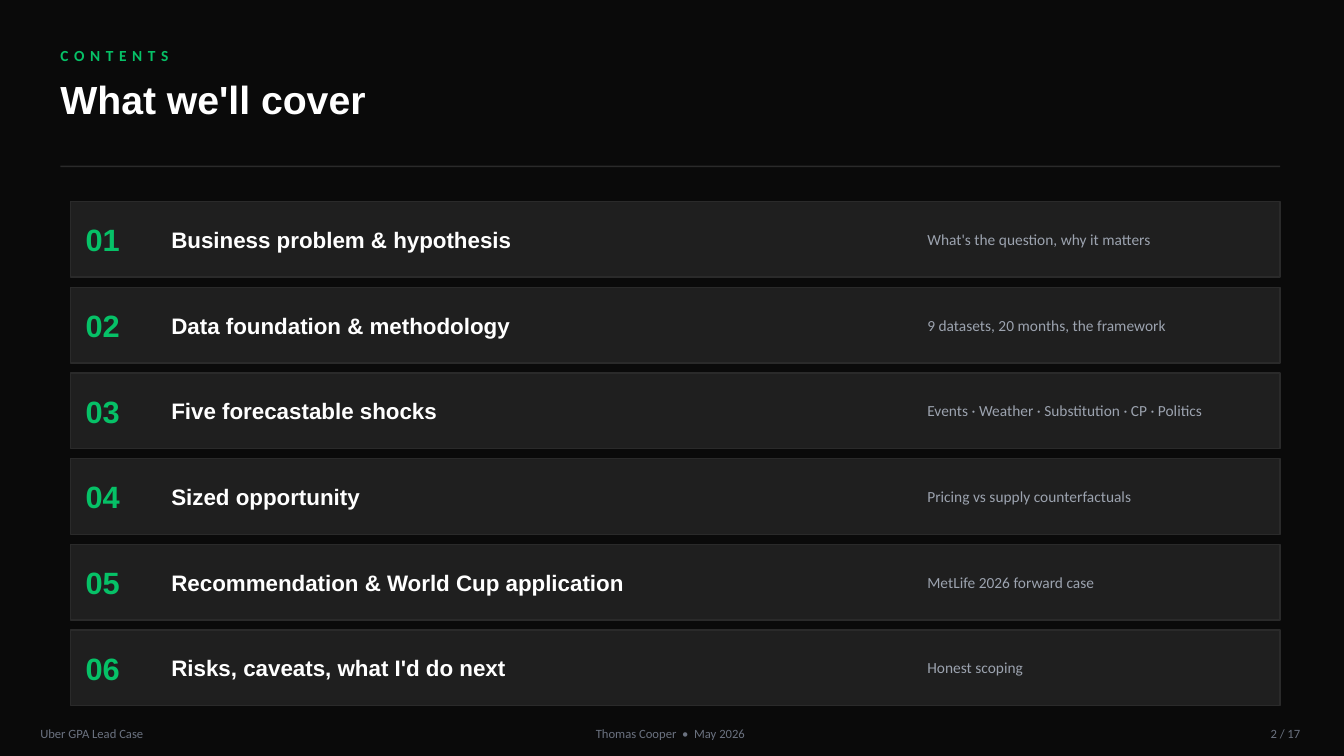
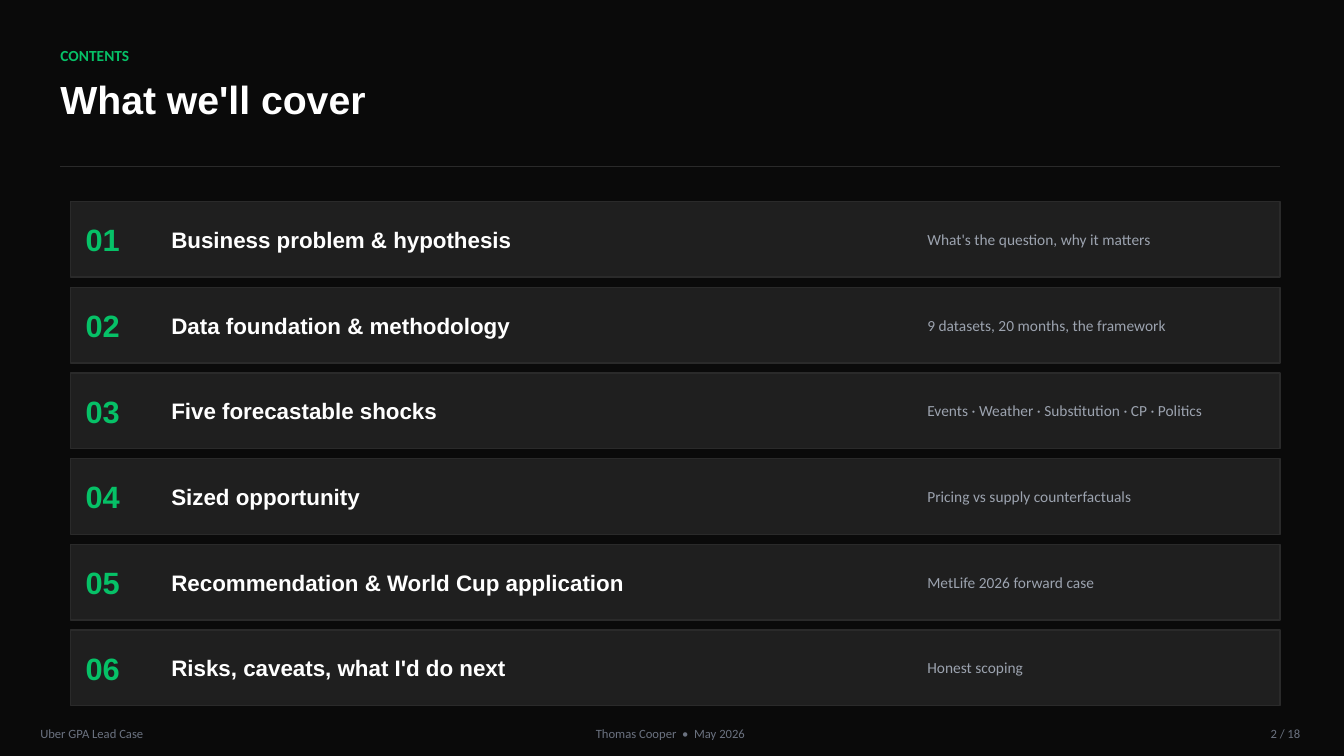
Before and after one commit to Tcooper4/UBER, a slide deck: slide 2 of deck/Cooper_Uber_GPA_Case_Deck.pptx. Drawn at 1344x756 pixels with LibreOffice and Linux fonts; fonts in the diff are those of the drawing. Boxes give left, top, right and bottom in pixels: in the first picture for what was removed or moved away, otherwise in the second. Text is boxed around its words. In the diff, an @@ line names an element or a change of style, - is before the commit and + after.

```diff
--- a/deck/Cooper_Uber_GPA_Case_Deck.pptx
+++ b/deck/Cooper_Uber_GPA_Case_Deck.pptx
@@ text "CONTENTS" at bbox=[60, 51, 129, 61]: letter spacing 4 to 0 pt @@
@@ text at bbox=[1271, 729, 1300, 738]: text changed @@
-2 / 17
+2 / 18
```
Also in this commit, not shown: 16 other slides changed, 1 slide added, 4 other files.
